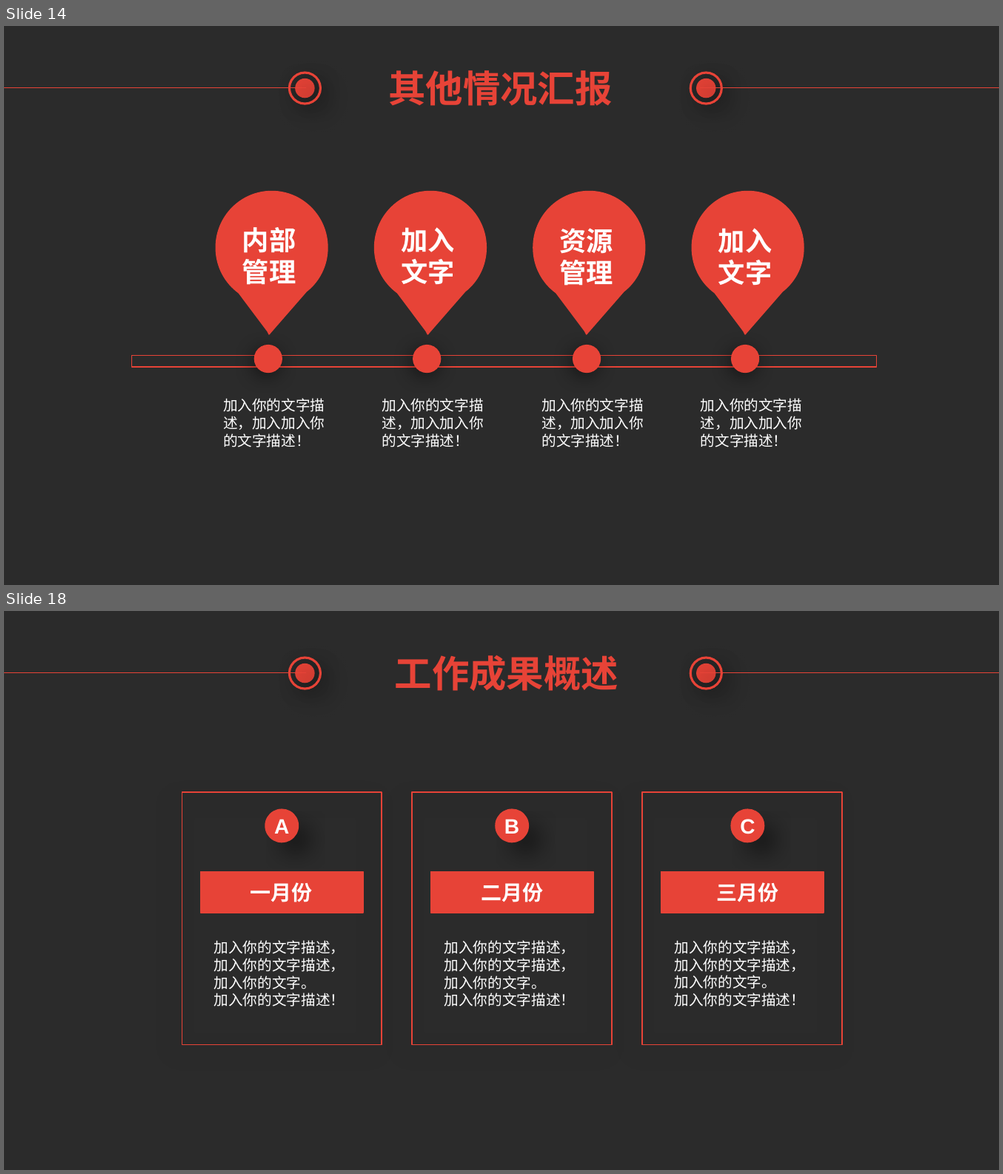
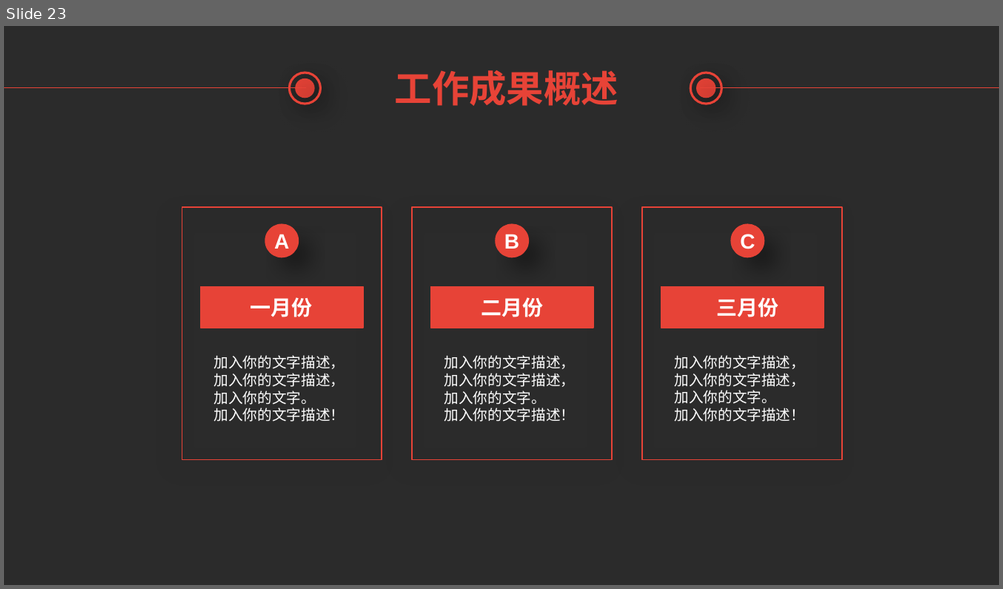
Before and after one commit to TsubasaEX/SampleSpringMVC, a slide deck: Introduction of Spring MVC.pptx. Shown one above the other, each under a label of ours: slides 14 and 18 before the commit, slide 23 after it; the slides between them are not shown. The pictures are 1003x1174 and 1003x589 pixels, drawn with LibreOffice and Linux fonts; fonts in the diff are those of the drawing; background and template pictures are left out; a plain dark background stands for a picture behind light text. Boxes give left, top, right and bottom in pixels: in the first picture for what was removed or moved away, otherwise in the second. Text is boxed around its words. In the diff, an @@ line names an element or a change of style, - is before the commit and + after.

```diff
--- a/Introduction of Spring MVC.pptx
+++ b/Introduction of Spring MVC.pptx
@@ slide 14 removed at [4,26,999,585], background picture (left out) @@
@@ line removed from (4, 88) to (305, 88) @@
@@ ellipse removed at [289,73,320,104] @@
@@ ellipse removed at [296,80,313,97] @@
@@ text removed at [388,70,612,106] @@
-其他情况汇报
@@ ellipse removed at [691,73,722,104] @@
@@ ellipse removed at [697,80,714,97] @@
@@ line removed from (700, 88) to (999, 88) @@
@@ freeform shape removed at [216,192,328,335] @@
@@ freeform shape removed at [375,192,486,335] @@
@@ freeform shape removed at [533,192,645,335] @@
@@ freeform shape removed at [692,192,804,335] @@
@@ text removed at [242,227,296,285] @@
-内部管理
@@ text removed at [401,227,455,284] @@
-加入
-文字
@@ text removed at [560,228,614,286] @@
-资源管理
@@ text removed at [718,228,772,285] @@
-加入
-文字
@@ rectangle removed at [131,356,876,368] @@
@@ ellipse removed at [254,345,282,373] @@
@@ ellipse removed at [413,345,441,373] @@
@@ ellipse removed at [572,345,601,373] @@
@@ ellipse removed at [731,345,759,373] @@
@@ text removed at [223,398,324,448] @@
-加入你的文字描述，加入加入你的文字描述！
@@ text removed at [381,398,483,448] @@
-加入你的文字描述，加入加入你的文字描述！
@@ text removed at [541,398,643,448] @@
-加入你的文字描述，加入加入你的文字描述！
@@ text removed at [700,398,802,448] @@
-加入你的文字描述，加入加入你的文字描述！
@@ what was slide 18 is now slide 23 @@
```
Also in this commit, not shown: 4 slides changed, 9 slides added, 3 other slides removed.
